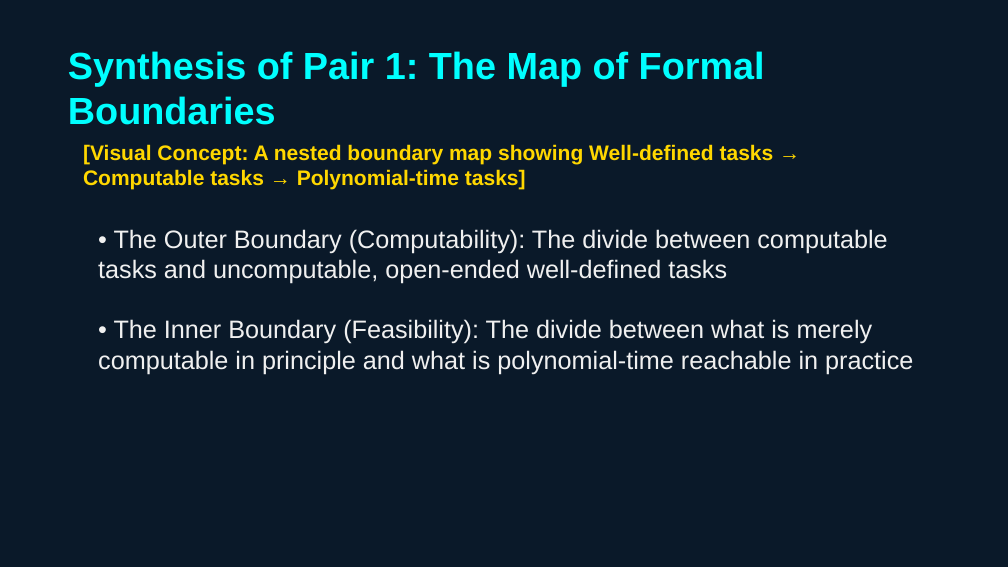
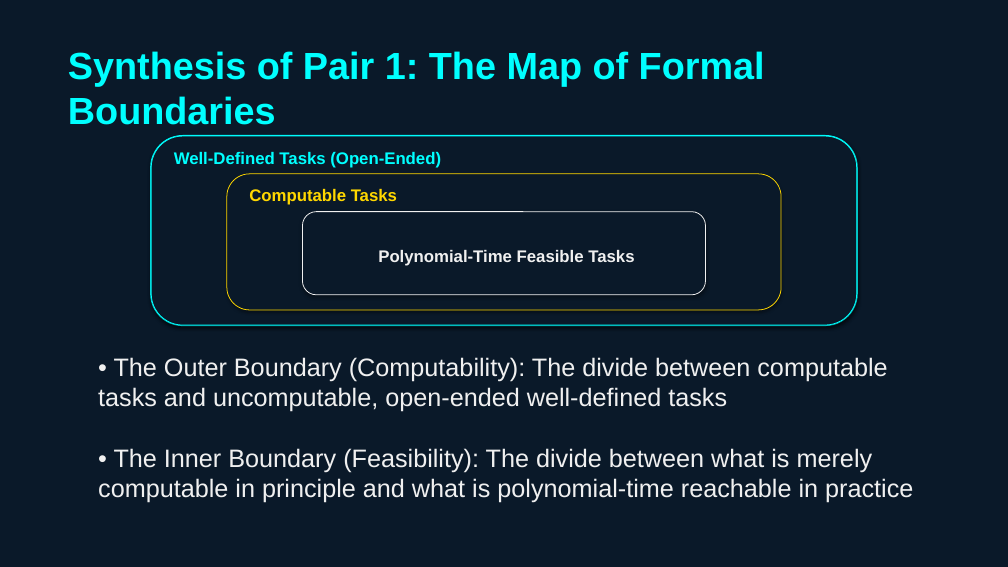
Before and after one commit to chienpinglu/The_AI_Progress_Blueprint, a slide deck: slide 8 of The_AI_Progress_Blueprint.pptx. Drawn at 1008x567 pixels with LibreOffice and Linux fonts; fonts in the diff are those of the drawing. Boxes give left, top, right and bottom in pixels: in the first picture for what was removed or moved away, otherwise in the second. Text is boxed around its words. In the diff, an @@ line names an element or a change of style, - is before the commit and + after.

Commit message:
Add native shape drawing logic for Visual Concepts

```diff
--- a/The_AI_Progress_Blueprint.pptx
+++ b/The_AI_Progress_Blueprint.pptx
@@ text removed at [83, 144, 774, 190] @@
-[Visual Concept: A nested boundary map showing Well-defined tasks → Computable tasks → Polynomial-time tasks]
@@ rounded rectangle added at [151, 136, 857, 325], fill #0A1929, outline #00FFFF 2 pt @@
@@ rounded rectangle added at [151, 136, 857, 325], fill #0A1929, outline #00FFFF 0.75 pt @@
@@ text added at [174, 152, 441, 168], 16 pt, text #00FFFF, bold @@
+Well-Defined Tasks (Open-Ended)
@@ rounded rectangle added at [227, 174, 781, 310], fill #0A1929, outline #FFD700 0.75 pt @@
@@ text added at [249, 189, 397, 205], 16 pt, text #FFD700, bold @@
+Computable Tasks
@@ rounded rectangle added at [302, 212, 706, 295], fill #0A1929, outline #F0F0F0 0.75 pt @@
@@ text added at [378, 250, 634, 266], 16 pt, text #F0F0F0, bold @@
+Polynomial-Time Feasible Tasks
@@ text "• The Outer Boundary (Computability): ...": place and size @@
-text "• The Outer Boundary (Computability): ..." at [98, 229, 887, 284]
+text "• The Outer Boundary (Computability): ..." at [98, 357, 887, 412]
@@ text "• The Inner Boundary (Feasibility): ...": place and size @@
-text "• The Inner Boundary (Feasibility): ..." at [98, 319, 913, 374]
+text "• The Inner Boundary (Feasibility): ..." at [98, 448, 913, 503]
```
Also in this commit, not shown: 8 other slides changed, 1 other file.
